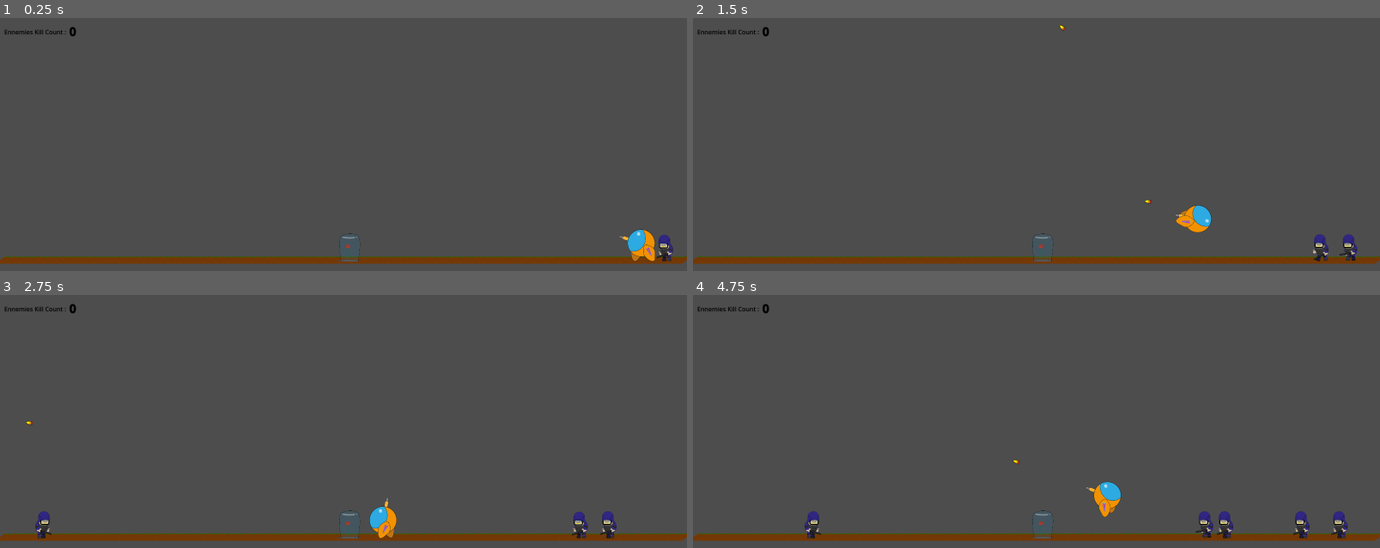
Above: before the commit, frames 1-4 (two rows, left to right).
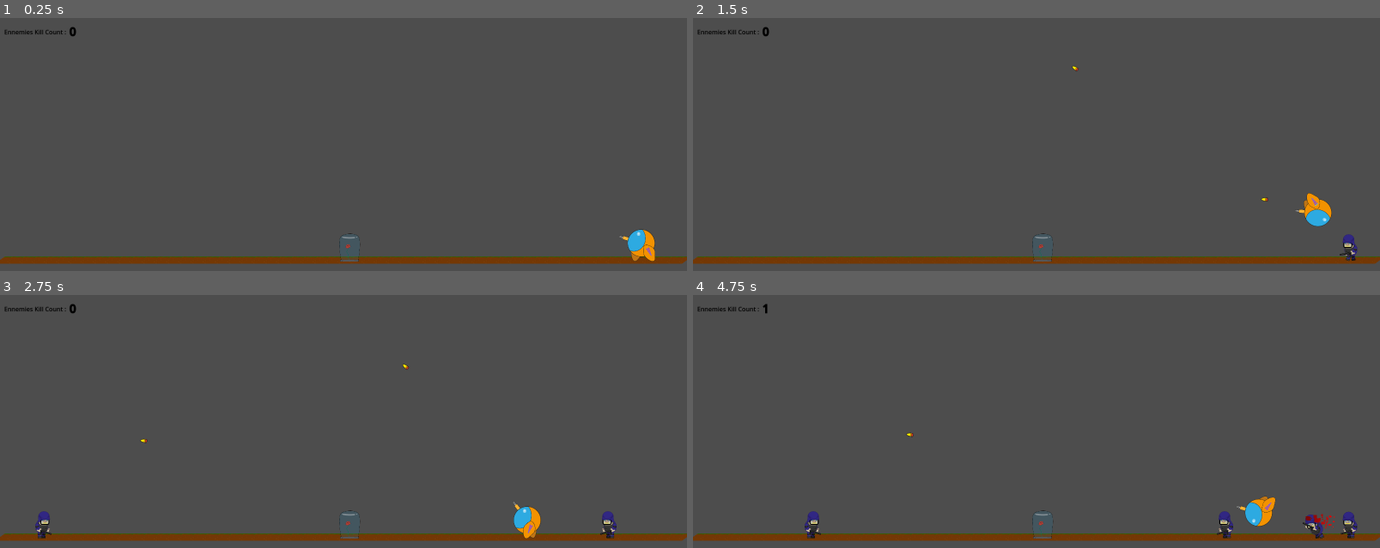
Above: after the commit, the same moments.

Repository: Jeremiejade/rose
Game: Godot game, scene res://scenes/Level/level.tscn
Two runs of this game, one before a commit and one after it. Both use one fixed random seed, a clock stepped at 60 frames per second and the inputs below. This scene is started directly instead of the project's main scene.
Inputs (mouse positions are in pixels of both pictures, inside the frame that each line leads up to):
- Up to frame 1 (0.25 s): no input
- Up to frame 2 (1.5 s): move the mouse to (1187, 141) at 0.52 s; hold D (move_right) from 0.53 s (still down); click (1187, 141) at 0.6 s; tap Space (jump) at 0.77 s; move the mouse to (899, 169) at 1.27 s; click (899, 169) at 1.35 s
- Up to frame 3 (2.75 s): tap Space (jump) at 1.52 s; move the mouse to (412, 370) at 2.02 s; release D (move_right) at 2.03 s; hold A (move_left) from 2.03 s (still down); click (412, 370) at 2.1 s
- Up to frame 4 (4.75 s): move the mouse to (1002, 487) at 2.77 s; release A (move_left) at 2.78 s; hold D (move_right) 2.78-4.28 s; click (1002, 487) at 2.85 s; tap Space (jump) at 3.02, 3.77, 4.52 s; move the mouse to (1242, 474) at 3.52 s; click (1242, 474) at 3.6 s; move the mouse to (830, 391) at 4.27 s; hold A (move_left) from 4.28 s (still down); click (830, 391) at 4.35 s

The runs differ from the first frame. In frame 1, 0.2% of the frame differs, in the area x 95-98%, y 85-97%; in frame 2, 1.0%; in frame 3, 1.0%; in frame 4, 1.6%, in the area x 10-97%, y 3-97%.

Commit message:
fix collision

Diff:
--- a/scenes/BulletGun/bullet_gun.tscn
+++ b/scenes/BulletGun/bullet_gun.tscn
@@ -35,7 +35,8 @@
 }]
 
 [node name="Bullet_Gun" type="Area2D"]
-collision_layer = 7
+collision_layer = 0
+collision_mask = 9
 script = ExtResource("1_yaof3")
 
 [node name="Bullet" type="Sprite2D" parent="."]
--- a/scenes/Level/level.tscn
+++ b/scenes/Level/level.tscn
@@ -1,9 +1,8 @@
-[gd_scene load_steps=9 format=3 uid="uid://ue6otj6bwght"]
+[gd_scene load_steps=8 format=3 uid="uid://ue6otj6bwght"]
 
 [ext_resource type="Texture2D" uid="uid://h5iq4it5kewa" path="res://assets/level_1/ground.jpg" id="1_4tl78"]
 [ext_resource type="Script" uid="uid://bq5igbljfr1id" path="res://scenes/Level/level.gd" id="1_65260"]
 [ext_resource type="PackedScene" uid="uid://dymyjfjvgoyg5" path="res://scenes/NewPlayer/new_player.tscn" id="3_ggv0q"]
-[ext_resource type="PackedScene" uid="uid://b5jwjmycjhg30" path="res://scenes/enemies/enemy_crs.tscn" id="3_vlvsn"]
 [ext_resource type="PackedScene" uid="uid://k43skcolxlck" path="res://scenes/rose/rose.tscn" id="4_v753x"]
 
 [sub_resource type="WorldBoundaryShape2D" id="WorldBoundaryShape2D_b5p4l"]
@@ -42,7 +41,7 @@
 position = Vector2(1680, 591)
 scale = Vector2(0.6, 0.6)
 collision_layer = 2
-collision_mask = 3
+collision_mask = 11
 
 [node name="Wall" type="StaticBody2D" parent="."]
 collision_layer = 3
@@ -55,11 +54,6 @@
 [node name="CollisionShape2D2" type="CollisionShape2D" parent="Wall"]
 position = Vector2(1820, 356)
 shape = SubResource("RectangleShape2D_vlvsn")
-
-[node name="EnemyCRS" parent="." instance=ExtResource("3_vlvsn")]
-position = Vector2(1771, 588)
-scale = Vector2(0.5, 0.5)
-collision_mask = 3
 
 [node name="SpawnerLeft" type="Node2D" parent="."]
 position = Vector2(35, 590)
--- a/scenes/NewPlayer/new_player.gd
+++ b/scenes/NewPlayer/new_player.gd
@@ -26,7 +26,8 @@
 	if not is_on_floor():
 		velocity += get_gravity() * delta
 
-	$sprites/FrontLeg/FuelGauge.value = (curentJumpFuel * 100 ) / TOTAL_JUMP_FUEL
+	var threshold = round(curentJumpFuel * 100 ) / TOTAL_JUMP_FUEL
+	$sprites/FrontLeg/FuelGauge.value = round(threshold)
 	refielFuel(delta)
 
 	var direction = Input.get_axis("move_left", "move_right")
--- a/scenes/enemies/enemy_crs.tscn
+++ b/scenes/enemies/enemy_crs.tscn
@@ -167,7 +167,7 @@
 tracks/12/type = "value"
 tracks/12/imported = false
 tracks/12/enabled = true
-tracks/12/path = NodePath("body/CrsFrontArm/wepon/CollisionShape2D:disabled")
+tracks/12/path = NodePath("body/CrsFrontArm/wepon/WeponCollisionShape2D:disabled")
 tracks/12/interp = 1
 tracks/12/loop_wrap = true
 tracks/12/keys = {
@@ -183,6 +183,18 @@
 tracks/13/interp = 1
 tracks/13/loop_wrap = true
 tracks/13/keys = {
+"times": PackedFloat32Array(0),
+"transitions": PackedFloat32Array(1),
+"update": 1,
+"values": [false]
+}
+tracks/14/type = "value"
+tracks/14/imported = false
+tracks/14/enabled = true
+tracks/14/path = NodePath("body/Vision/VisionCollisionShape2D2:disabled")
+tracks/14/interp = 1
+tracks/14/loop_wrap = true
+tracks/14/keys = {
 "times": PackedFloat32Array(0),
 "transitions": PackedFloat32Array(1),
 "update": 1,
@@ -340,7 +352,7 @@
 tracks/12/type = "value"
 tracks/12/imported = false
 tracks/12/enabled = true
-tracks/12/path = NodePath("body/CrsFrontArm/wepon/CollisionShape2D:disabled")
+tracks/12/path = NodePath("body/CrsFrontArm/wepon/WeponCollisionShape2D:disabled")
 tracks/12/interp = 1
 tracks/12/loop_wrap = true
 tracks/12/keys = {
@@ -523,6 +535,30 @@
 "args": [],
 "method": &"onDieAnnimationEnd"
 }]
+}
+tracks/14/type = "value"
+tracks/14/imported = false
+tracks/14/enabled = true
+tracks/14/path = NodePath("body/CrsFrontArm/wepon/WeponCollisionShape2D:disabled")
+tracks/14/interp = 1
+tracks/14/loop_wrap = true
+tracks/14/keys = {
+"times": PackedFloat32Array(0),
+"transitions": PackedFloat32Array(1),
+"update": 1,
+"values": [true]
+}
+tracks/15/type = "value"
+tracks/15/imported = false
+tracks/15/enabled = true
+tracks/15/path = NodePath("body/Vision/VisionCollisionShape2D2:disabled")
+tracks/15/interp = 1
+tracks/15/loop_wrap = true
+tracks/15/keys = {
+"times": PackedFloat32Array(0),
+"transitions": PackedFloat32Array(1),
+"update": 1,
+"values": [true]
 }
 
 [sub_resource type="Animation" id="Animation_sh54r"]
@@ -683,6 +719,7 @@
 }
 
 [node name="EnemyCRS" type="CharacterBody2D"]
+collision_layer = 8
 script = ExtResource("1_g0u10")
 metadata/_edit_horizontal_guides_ = [68.0]
 
@@ -730,7 +767,7 @@
 collision_layer = 0
 collision_mask = 3
 
-[node name="CollisionShape2D" type="CollisionShape2D" parent="body/CrsFrontArm/wepon"]
+[node name="WeponCollisionShape2D" type="CollisionShape2D" parent="body/CrsFrontArm/wepon"]
 position = Vector2(20.768, 2.98319)
 shape = SubResource("RectangleShape2D_brrmv")
 disabled = true
@@ -740,7 +777,7 @@
 collision_layer = 0
 collision_mask = 3
 
-[node name="CollisionShape2D2" type="CollisionShape2D" parent="body/Vision"]
+[node name="VisionCollisionShape2D2" type="CollisionShape2D" parent="body/Vision"]
 position = Vector2(0, 1)
 shape = SubResource("SegmentShape2D_g0u10")
 
